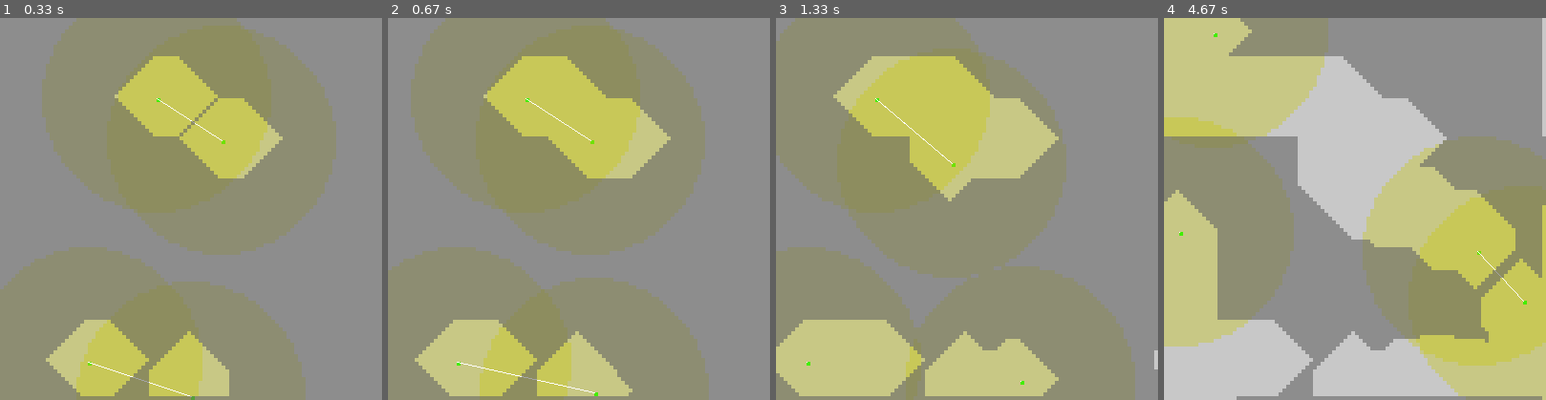
Above: before the commit, frames 1-4 (left to right).
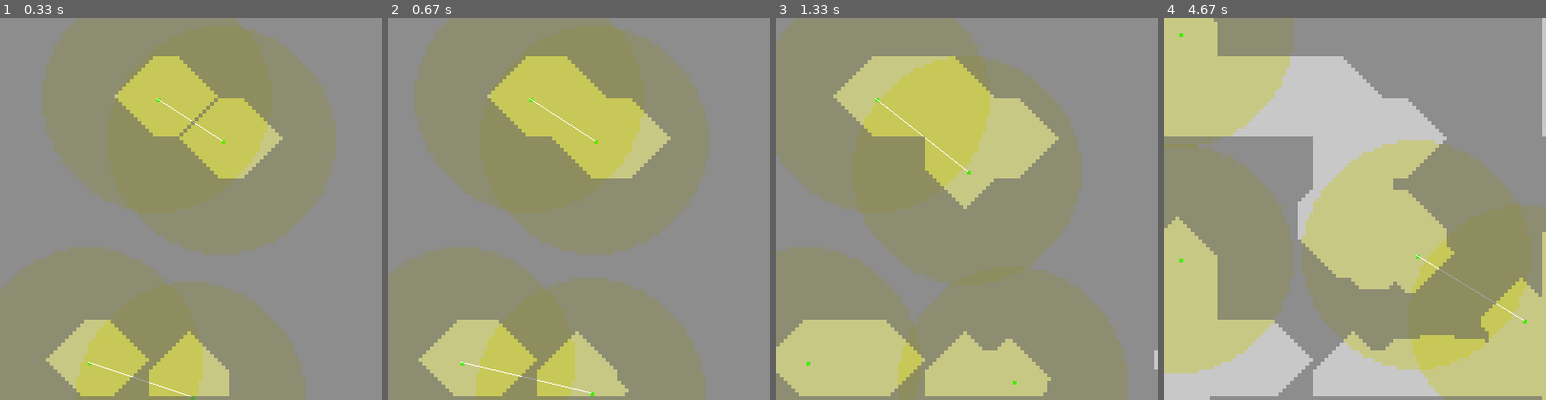
Above: after the commit, the same moments.

Repository: R1leMargoulin/RAPID
Game: pygame game, started from examples/program_examples/simulation_example.py
The game is run twice, just before and just after one commit, with the same random seed, the same clock (stepped at 60 frames per second) and the same inputs.
Inputs:
- Up to frame 1 (0.33 s): no input
- Up to frame 2 (0.67 s): no input
- Up to frame 3 (1.33 s): no input
- Up to frame 4 (4.67 s): no input

Frame 1 is identical in both runs. In frame 2, 3.1% of the frame differs, in the area x 0-84%, y 0-100%; in frame 3, 6.1%; in frame 4, 32%, in the area x 0-100%, y 0-100%.

Commit message:
correct the self beliefs  propagation problem

Diff:
--- a/RAPID/Agents.py
+++ b/RAPID/Agents.py
@@ -581,7 +581,7 @@
         self.belief_transfer() #after sensing, transfer beliefs if applicable
 
         #reshape importance of communication depending of the time from last communication:
-        self.shape_competence("communication", self.competences["communication"]["capability"], self.time_from_last_communication*0.01, distance_treshold=self.communication_range, dispersion=0) #TODO enlever l'incrementation en dur, faire un parametre adequat
+        self.shape_competence("communication", self.competences["communication"]["capability"], self.time_from_last_communication*0.1, distance_treshold=self.communication_range, dispersion=0) #TODO enlever l'incrementation en dur, faire un parametre adequat
 
         if np.any(self.target):
             if self.path_to_target: #If we have a path to our target, we continue this path.
--- a/RAPID/Environment.py
+++ b/RAPID/Environment.py
@@ -231,7 +231,7 @@
                 if str(agent.robot_id) in potential_links_dict[link] : #if reciprocity
                     #find the linked robot and append the loop robot to it.
                     for r in self.agents:
-                        if str(r.robot_id) == link:
+                        if str(r.robot_id) == link and r.robot_id != agent.robot_id:
                             r.connected_robots.append(agent) #append mutually the robots in their connected robot list
                             agent.connected_robots.append(r)
                             break
--- a/examples/program_examples/simulation_example.py
+++ b/examples/program_examples/simulation_example.py
@@ -40,7 +40,7 @@
                                     robot_id=len(env.agents)+1,
                                     init_transform=init_pos,
                                     max_speed=(1,1,0.5), #warning : adapt max speeds if you use aerial or ground robots
-                                    behavior_to_use="minpos",
+                                    behavior_to_use="action_selection",
                                     vision_range=10,
                                     communication_range=30,
                                     communication_period=10,
